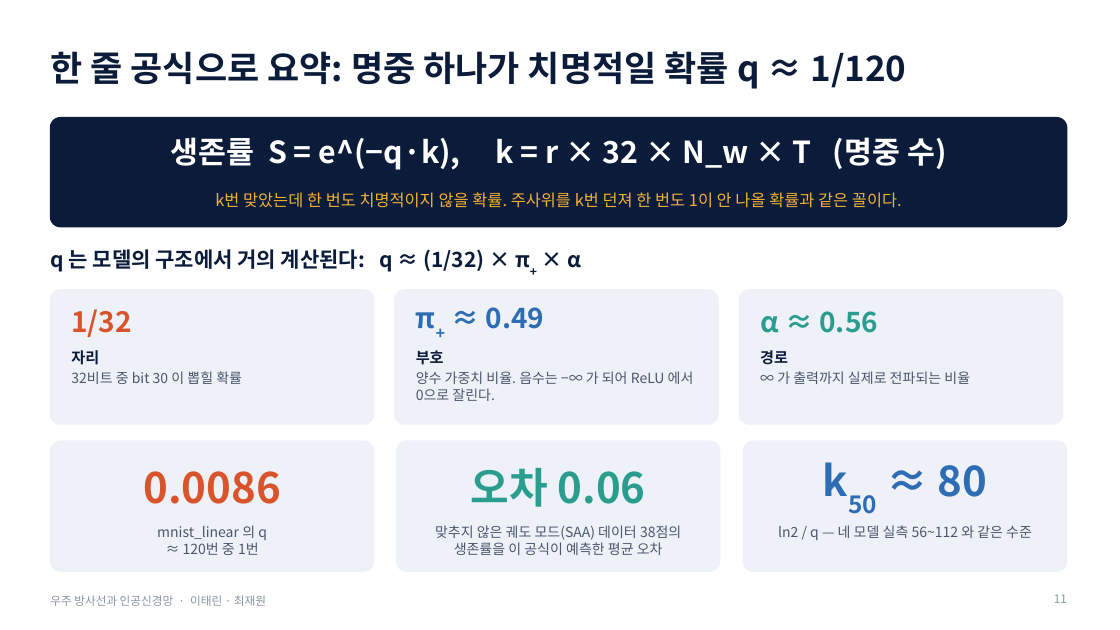
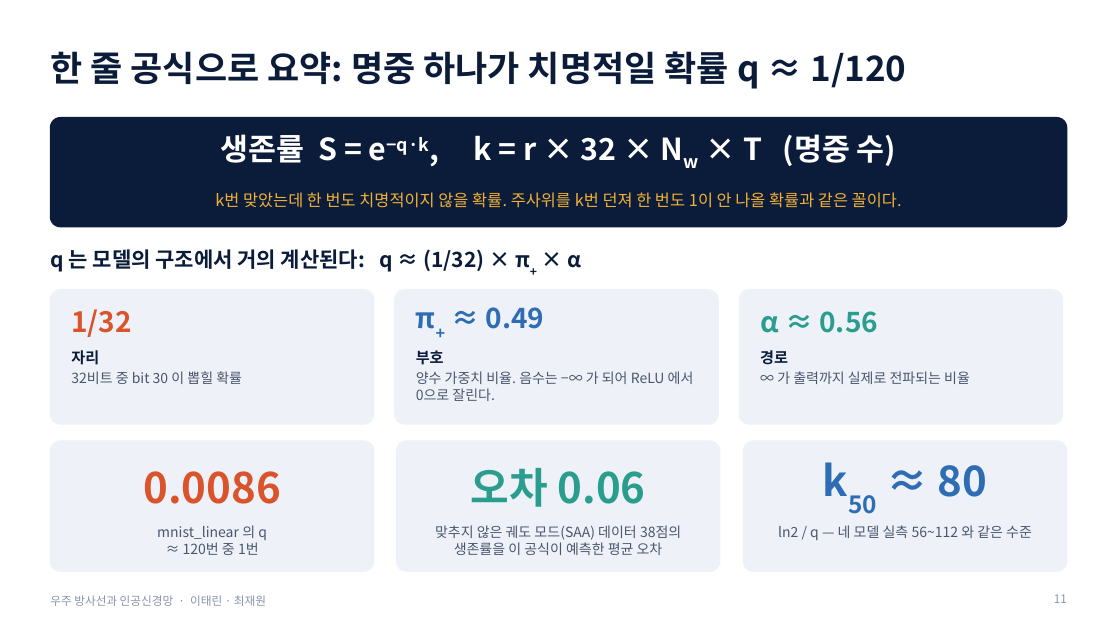
Before and after one commit to SJinLee/AI-in-Space, a slide deck: slide 11 of presentation/slides.pptx. Drawn at 1120x630 pixels with LibreOffice and Linux fonts; fonts in the diff are those of the drawing. Boxes give left, top, right and bottom in pixels: in the first picture for what was removed or moved away, otherwise in the second. Text is boxed around its words. In the diff, an @@ line names an element or a change of style, - is before the commit and + after.

```diff
--- a/presentation/slides.pptx
+++ b/presentation/slides.pptx
@@ text at <box>221,134,897,166</box>: text changed @@
-생존률 S = e^(−q·k), k = r × 32 × N_w × T (명중 수)
+생존률 S = e−q·k, k = r × 32 × Nw × T (명중 수)
```
Also in this commit, not shown: 4 other slides changed.
